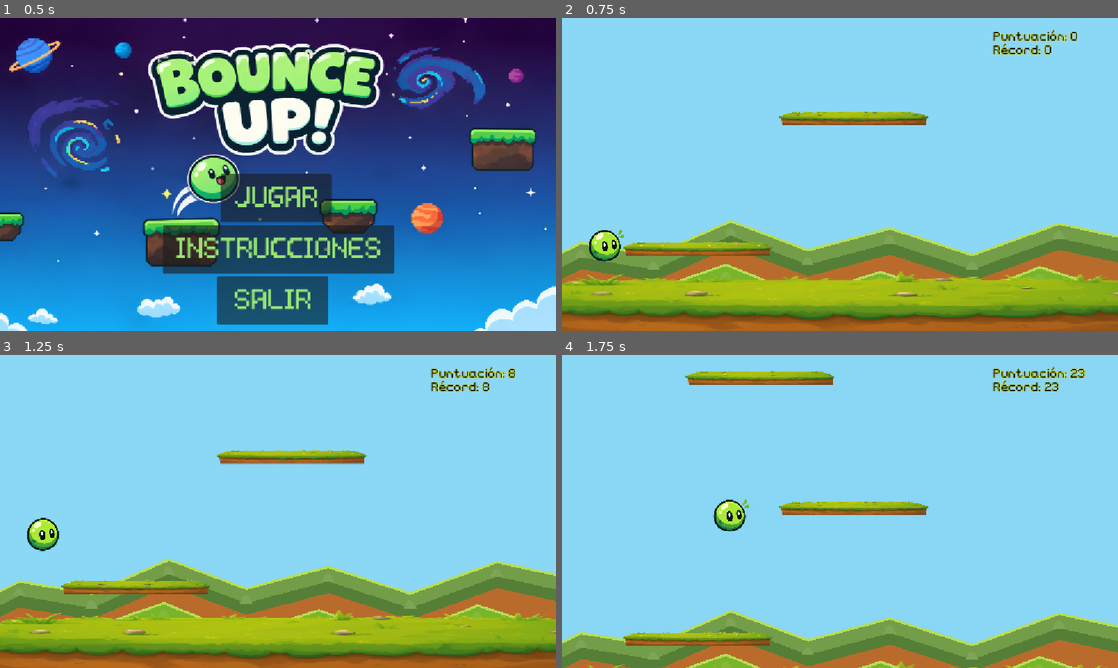
Above: before the commit, frames 1-4 (two rows, left to right).
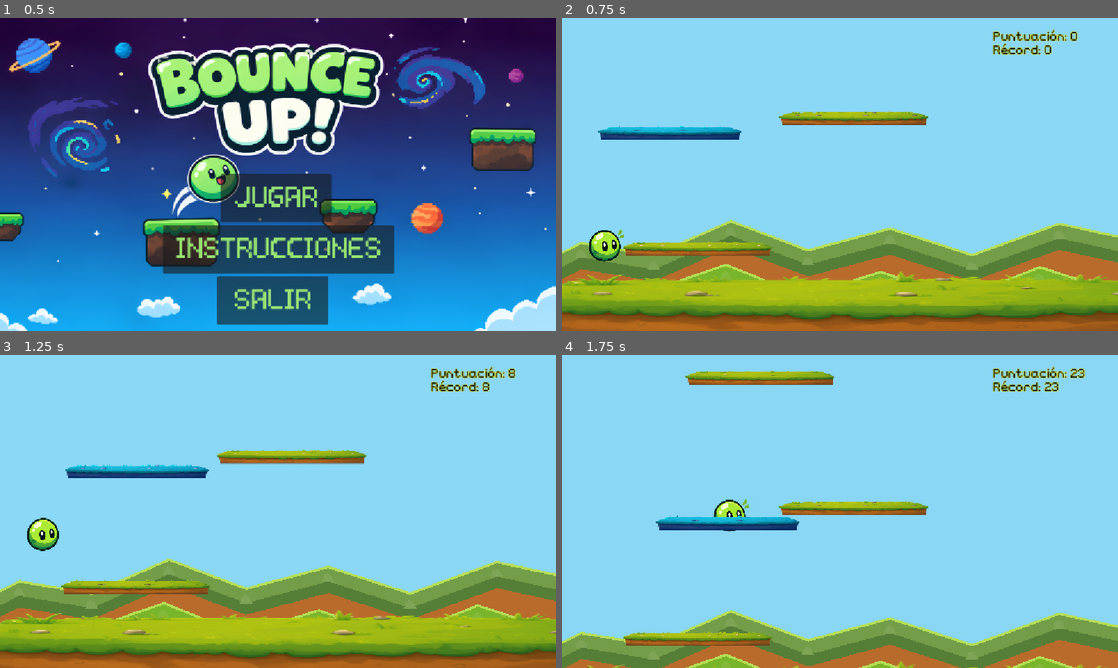
Above: after the commit, the same moments.

Repository: Miranda-511/Bounce-Up-
Game: Godot game, scene res://escenas/menu.tscn
Same seed, same stepped clock (60 frames per second), same inputs: the game is played once before the commit and once after it.
Inputs:
- Up to frame 1 (0.5 s): no input
- Up to frame 2 (0.75 s): click "JUGAR" at 0.5 s
- Up to frame 3 (1.25 s): no input
- Up to frame 4 (1.75 s): hold Right (ui_right) from 1.28 s (still down)

Frame 1 is identical in both runs. In frame 2, 1.0% of the frame differs, in the area x 6-33%, y 34-39%; in frame 3, 1.0%; in frame 4, 1.1%, in the area x 16-43%, y 51-56%.

Commit message:
plataformas movibles sin generación aut

Diff:
--- a/escenas/main.tscn
+++ b/escenas/main.tscn
@@ -2,6 +2,7 @@
 
 [ext_resource type="PackedScene" uid="uid://cfsn8nl7xmay2" path="res://escenas/player.tscn" id="1_jumxm"]
 [ext_resource type="PackedScene" uid="uid://bdaevce65k24h" path="res://escenas/background.tscn" id="2_26pgj"]
+[ext_resource type="PackedScene" uid="uid://bgxfwrlclu13d" path="res://escenas/platform_moving.tscn" id="3_a8p2b"]
 [ext_resource type="PackedScene" uid="uid://bqijyx2j6xcjs" path="res://escenas/floor.tscn" id="3_dkga6"]
 [ext_resource type="FontFile" uid="uid://c4a6oj1d3qow6" path="res://font/lower-pixel.regular.otf" id="6_a8p2b"]
 [ext_resource type="AudioStream" uid="uid://c847wwhkogxee" path="res://sound/the_mountain-retro-game-593063.mp3" id="10_dg7ii"]
@@ -224,6 +225,9 @@
 
 [node name="AutomaticGenerator" type="Node2D" parent="." unique_id=356150963]
 script = SubResource("GDScript_dkga6")
+
+[node name="platform_moving" parent="." unique_id=547119095 instance=ExtResource("3_a8p2b")]
+position = Vector2(-724, -248)
 
 [node name="CanvasLayer" type="CanvasLayer" parent="." unique_id=1286689389]
 
--- a/escenas/platform.tscn
+++ b/escenas/platform.tscn
@@ -16,6 +16,6 @@
 position = Vector2(39, 262)
 
 [node name="CollisionShape2D" type="CollisionShape2D" parent="StaticBody2D" unique_id=892721161]
-position = Vector2(888.125, 231)
+position = Vector2(888.125, 233)
 shape = SubResource("RectangleShape2D_fu541")
 one_way_collision = true
--- /dev/null
+++ b/escenas/platform_moving.tscn
@@ -0,0 +1,22 @@
+[gd_scene format=3 uid="uid://bgxfwrlclu13d"]
+
+[ext_resource type="Script" uid="uid://b0j57lwcmnqo1" path="res://scripts/platform_moving.gd" id="1_5bxro"]
+[ext_resource type="Texture2D" uid="uid://cgxtwmjqgvpfh" path="res://assets/moving_platform.png" id="2_eouq4"]
+
+[sub_resource type="RectangleShape2D" id="RectangleShape2D_eaw6l"]
+size = Vector2(286.9375, 19)
+
+[node name="platform_moving" type="Node2D" unique_id=547119095]
+script = ExtResource("1_5bxro")
+
+[node name="Sprite2D" type="Sprite2D" parent="." unique_id=1990015952]
+position = Vector2(926, 493)
+scale = Vector2(0.569, 0.145)
+texture = ExtResource("2_eouq4")
+
+[node name="StaticBody2D" type="StaticBody2D" parent="." unique_id=1182056072]
+
+[node name="CollisionShape2D" type="CollisionShape2D" parent="StaticBody2D" unique_id=1534437433]
+position = Vector2(927.53125, 499)
+shape = SubResource("RectangleShape2D_eaw6l")
+one_way_collision = true
--- a/escenas/platform_rock.tscn
+++ b/escenas/platform_rock.tscn
@@ -8,8 +8,8 @@
 [node name="platform_rock" type="Node2D" unique_id=2042642491]
 
 [node name="Sprite2D" type="Sprite2D" parent="." unique_id=1734903502]
-position = Vector2(926, 493)
-scale = Vector2(0.13599214, 0.09053617)
+position = Vector2(926, 490.6129)
+scale = Vector2(0.13599214, 0.09775426)
 texture = ExtResource("1_e0wkv")
 
 [node name="StaticBody2D" type="StaticBody2D" parent="." unique_id=1205474556]
--- /dev/null
+++ b/scripts/platform_moving.gd
@@ -0,0 +1,19 @@
+extends Node2D
+
+const SPEED = 120.0
+const MOVE_DISTANCE = 180.0
+
+var start_x: float
+var direction := 1.0
+
+func _ready():
+	start_x = global_position.x
+
+func _process(delta):
+	global_position.x += SPEED * direction * delta
+
+	if global_position.x >= start_x + MOVE_DISTANCE:
+		direction = -1.0
+
+	elif global_position.x <= start_x - MOVE_DISTANCE:
+		direction = 1.0
Binary file added: assets/moving_platform.png
Not shown, added: assets/moving_platform.png.import
Not shown, added: scripts/platform_moving.gd.uid
